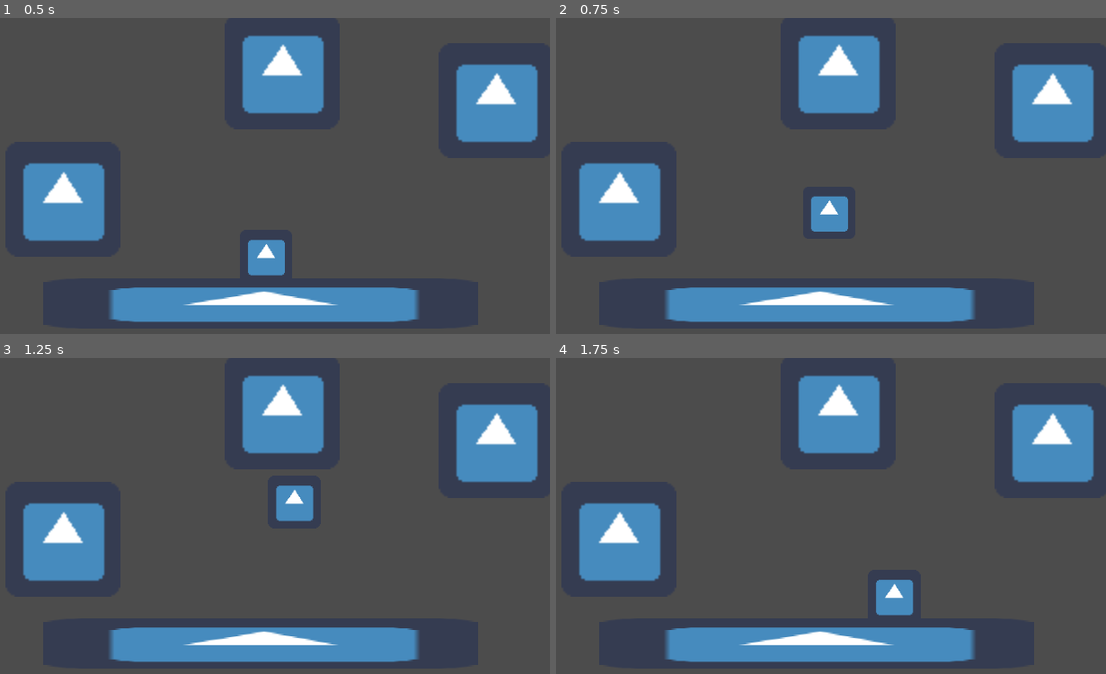
Above: before the commit, frames 1-4 (two rows, left to right).
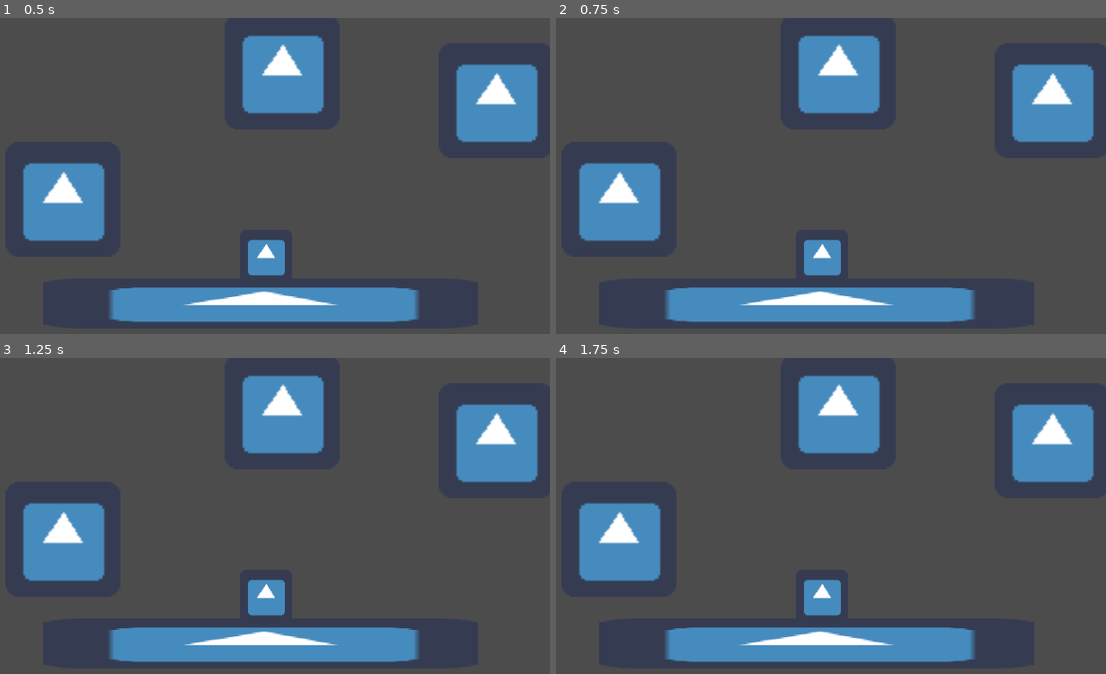
Above: after the commit, the same moments.

Repository: oncadus/magnet-platformer
Game: Godot game, scene res://levels/map01.tscn
Two runs of this game, one before a commit and one after it. Both use one fixed random seed, a clock stepped at 60 frames per second and the inputs below. The engine's default icon, where the game draws it, is replaced by a stand-in: a white triangle on a blue panel in a dark square.
Inputs:
- Up to frame 1 (0.5 s): no input
- Up to frame 2 (0.75 s): hold D (right) from 0.53 s (still down); tap Space (jump) at 0.6 s
- Up to frame 3 (1.25 s): keep holding D (right); tap Space (jump) at 0.77, 1.07 s
- Up to frame 4 (1.75 s): keep holding D (right); tap Space (jump) at 1.35, 1.52 s

Frame 1 is identical in both runs. In frame 2, 1.5% of the frame differs, in the area x 45-54%, y 56-82%; in frame 3, 1.5%, in the area x 45-58%, y 40-82%; in frame 4, 1.5%.

Commit message:
eeee

Diff:
--- /dev/null
+++ b/enemy.tscn
@@ -0,0 +1,13 @@
+[gd_scene load_steps=3 format=2]
+
+[ext_resource path="res://player.tscn" type="PackedScene" id=1]
+[ext_resource path="res://src/enemy.gd" type="Script" id=2]
+
+[node name="Enemy" instance=ExtResource( 1 )]
+script = ExtResource( 2 )
+maxSpd = 0.0
+grav = 0.0
+accel = 0.0
+frict = 0.0
+airRes = 0.0
+jumpForce = 0.0
--- a/player.tscn
+++ b/player.tscn
@@ -1,7 +1,7 @@
 [gd_scene load_steps=5 format=2]
 
 [ext_resource path="res://icon.png" type="Texture" id=1]
-[ext_resource path="res://player.gd" type="Script" id=2]
+[ext_resource path="res://src/player.gd" type="Script" id=2]
 
 [sub_resource type="RectangleShape2D" id=1]
 extents = Vector2( 27, 27.75 )
--- /dev/null
+++ b/src/enemy.gd
@@ -0,0 +1,16 @@
+extends "res://src/player.gd"
+
+
+# Declare member variables here. Examples:
+# var a = 2
+# var b = "text"
+
+
+# Called when the node enters the scene tree for the first time.
+func _ready():
+	pass # Replace with function body.
+
+
+# Called every frame. 'delta' is the elapsed time since the previous frame.
+#func _process(delta):
+#	pass
--- a/player.gd
+++ b/src/player.gd
@@ -13,34 +13,38 @@
 var velocity = Vector2.ZERO;
 var magnet = null;
 var spd = 0;
+var isPlayer;
 
 func _ready():
 	pass;
 
 func _physics_process(delta):
-	var inputDir = Input.get_action_strength("right") - Input.get_action_strength("left");
+	if isPlayer == true:
+		var inputDir = Input.get_action_strength("right") - Input.get_action_strength("left");
+		if magnet != null:
+			velocity = position.direction_to(magnet.position) * (spd * inputDir);
+			if Input.is_action_just_pressed("jump"):
+				magnet = null;
+		else:
+			# sorta complicated-ish, all you need to know is, if (right button) pressed: move to the right
+			# really it could be shorted a shit ton, but i *reallllyyy* wanted the movement to be supa smooth
+			if inputDir != 0:
+				spd = lerp(spd, maxSpd * inputDir, accel);
+				velocity.x = spd * delta;
+			if is_on_floor():
+				if inputDir == 0:
+					spd = lerp(spd, 0, frict);
+					velocity.x = spd * delta;
+				if Input.is_action_just_pressed("jump"):
+					velocity.y = -jumpForce * delta;
+			else:
+				if inputDir == 0:
+					spd = lerp(spd, 0, airRes);
+					velocity.x = spd * delta;
+	else:
+		pass
+
 	velocity.y += grav * delta;
-	if magnet != null:
-		velocity = position.direction_to(magnet.position) * (spd * inputDir);
-		if Input.is_action_just_pressed("jump"):
-			magnet = null;
-	else:
-		# sorta complicated-ish, all you need to know is, if (right button) pressed: move to the right
-		# really it could be shorted a shit ton, but i *reallllyyy* wanted the movement to be supa smooth
-		if inputDir != 0:
-			spd = lerp(spd, maxSpd * inputDir, accel);
-			velocity.x = spd * delta;
-		if is_on_floor():
-			if inputDir == 0:
-				spd = lerp(spd, 0, frict);
-				velocity.x = spd * delta;
-			if Input.is_action_just_pressed("jump"):
-				velocity.y = -jumpForce * delta;
-		else:
-			if inputDir == 0:
-				spd = lerp(spd, 0, airRes);
-				velocity.x = spd * delta;
-
 	velocity = move_and_slide(velocity, Vector2.UP); # DO NOT TOUCH THIS NOBODY WILL EVER TOUCH THIS
 	#LINE OF CODE IS HOLDING EVERYTHING TOGETHER IF YOU DELETE IT LITTERALLY EVERYTHING WILL BREAK AND
 	#YOUR FAMILY WILL BURN AND DIE AND YOURBONES WILL DEFLATE AND YOU DOG WILL DIE AND GOD WILL SMITE
